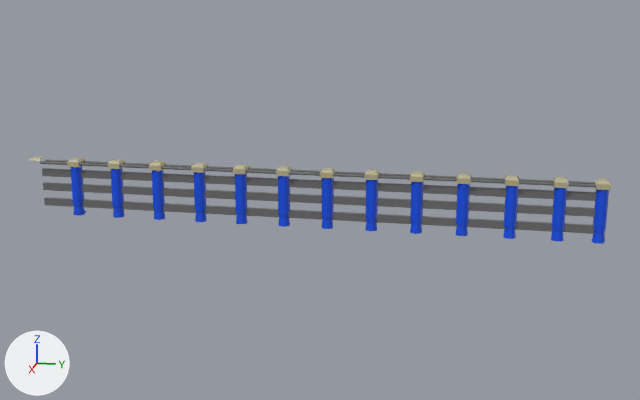
What one commit did to the FBX model Assets/Modelos, Materiales y Anims/Modelos/Torre/Torres 3 Barrera.fbx.
One viewpoint serves both versions: a 50 mm camera at (2.11, 1.55, 16.31) aimed at (-2.66, 0.59, 15.11). The lights are fixed; the arrows at lower left show +X, +Y and +Z. Vertices at the same position are counted once.
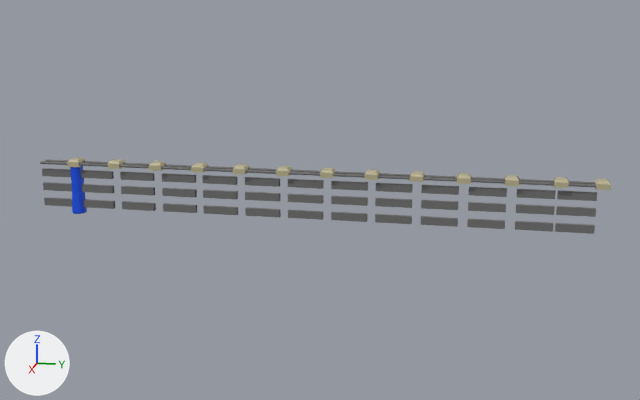
Commit message: prueba barrera

Pixel boxes (x1, y1, x2, y2) of what changed, in the pictures (640 x 400 px):
'Cylinder.012', reshaped (13% shorter): before (30, 156, 611, 244); after (40, 158, 611, 234)
part 1 of me_cylinder_042, added: after (72, 192, 87, 213)
part 2 of me_cylinder_042, deleted (blue): before (30, 156, 609, 244)

The change, as a diff of the scene's bpy script:
```diff
--- a/Assets/Modelos, Materiales y Anims/Modelos/Torre/Torres 3 Barrera.fbx.py
+++ b/Assets/Modelos, Materiales y Anims/Modelos/Torre/Torres 3 Barrera.fbx.py
@@ me_cylinder_042 @@
 # used by ob_cylinder_012; location = (-2.658, -0.87, 15.018); rotation_euler = (0.0, 0.0, 3.142), in degrees (0, 0, 180); scale = (-0.0728, -0.0728, -0.0399)
-me_cylinder_042.from_pydata(...)  # 5479 vertices, 2421 faces; spans x -0.5..0.9, y -3.8..41.5, z -7.0..1.5
+me_cylinder_042.from_pydata(...)  # 2399 vertices, 1187 faces; spans x -0.5..0.9, y -3.0..41.5, z -7.0..1.2
+# me_cylinder_042 part 1: a new loose piece, a 32-sided cylinder along z spanning x -0.5..0.7, y -0.6..0.6, z -2.1..1.1, in mat_material_002 (blue #004ee7)
+# me_cylinder_042 part 2: 62 loose pieces with 3206 vertices, spanning x -0.4..0.7, y -3.8..41.4, z -7.0..1.5, are deleted
 me_cylinder_042.materials.append(mat_material_002)
```
